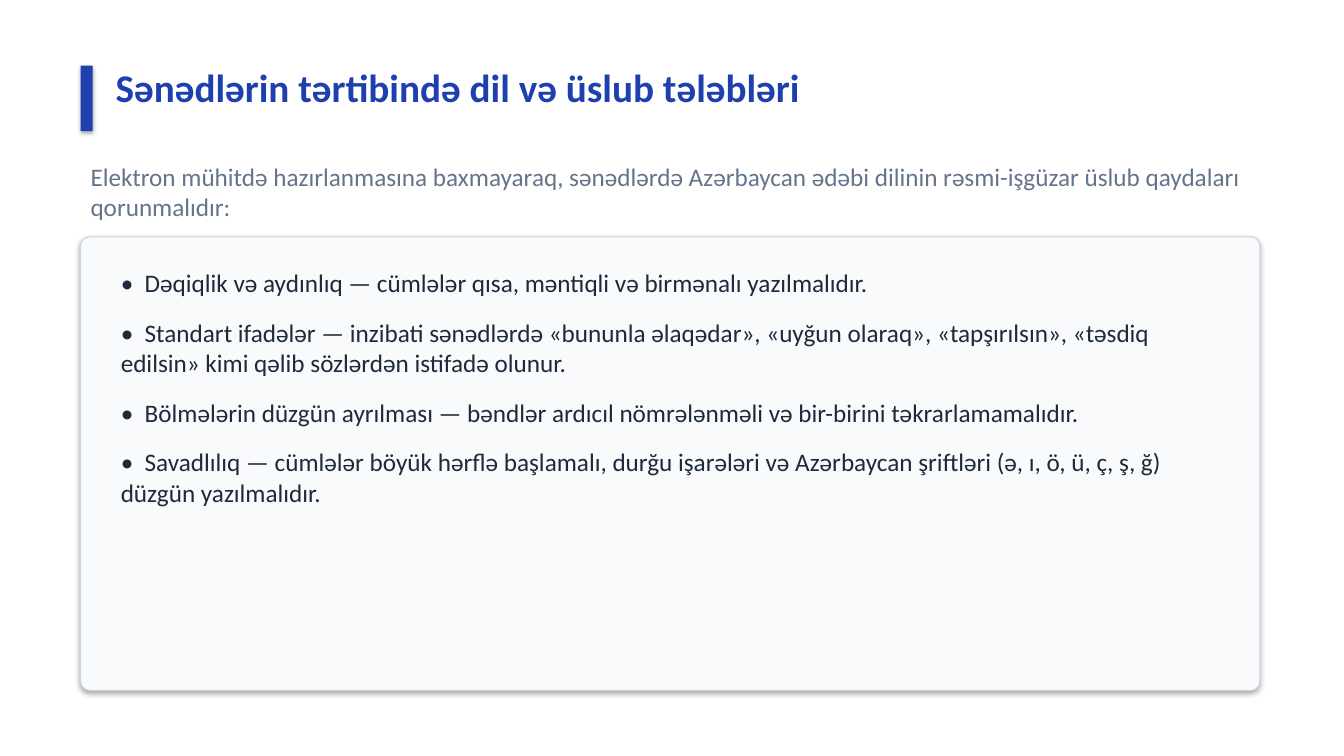
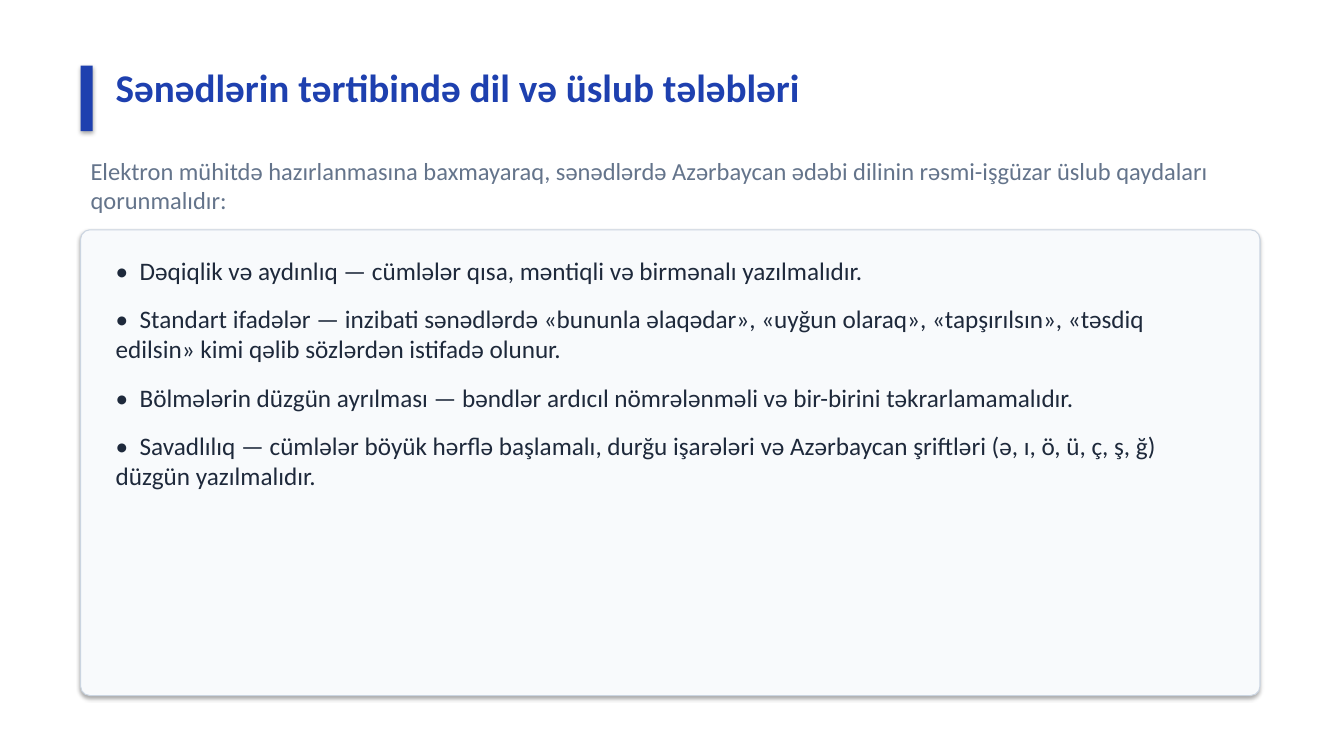
Before and after one commit to elcann7/aztu, a slide deck: slide 6 of Elcan_Seferli_6326A2_Serbest_Is.pptx. Drawn at 1344x756 pixels with LibreOffice and Linux fonts; fonts in the diff are those of the drawing. Boxes give left, top, right and bottom in pixels: in the first picture for what was removed or moved away, otherwise in the second. Text is boxed around its words. In the diff, an @@ line names an element or a change of style, - is before the commit and + after.

```diff
--- a/Elcan_Seferli_6326A2_Serbest_Is.pptx
+++ b/Elcan_Seferli_6326A2_Serbest_Is.pptx
@@ text "Elektron mühitdə hazırlanmasına baxmayaraq, sənədlərdə ..." at (91,163,1207,213): size 18 to 17.5 pt @@
@@ rounded rectangle: place and size @@
-rounded rectangle at (81,237,1260,691)
+rounded rectangle at (81,230,1260,696)
@@ text "• Dəqiqlik və aydınlıq — ...": place and size @@
-text "• Dəqiqlik və aydınlıq — ..." at (121,274,1160,507)
+text "• Dəqiqlik və aydınlıq — ..." at (116,262,1155,490)
@@ text "• Dəqiqlik və aydınlıq — ..." at (116,262,1155,490): less space between paragraphs @@
```
Also in this commit, not shown: 6 other slides changed, 1 other file.
